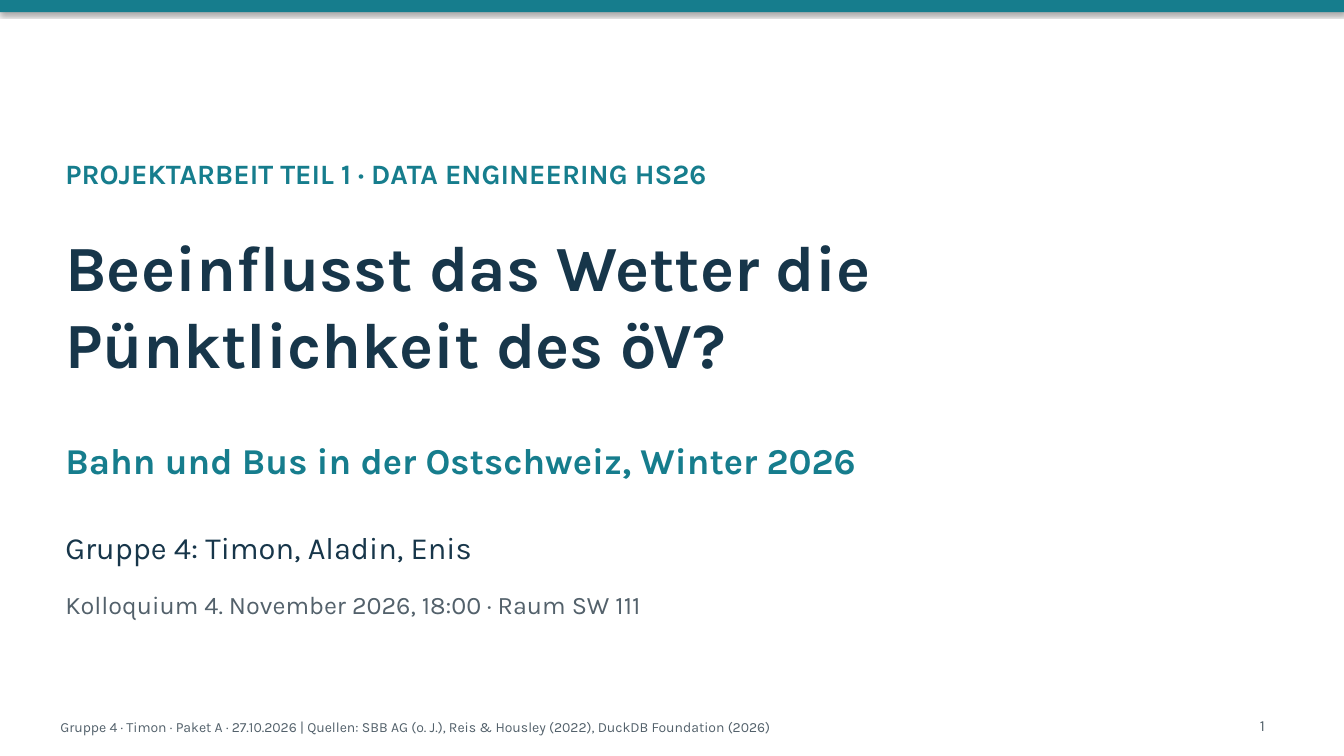
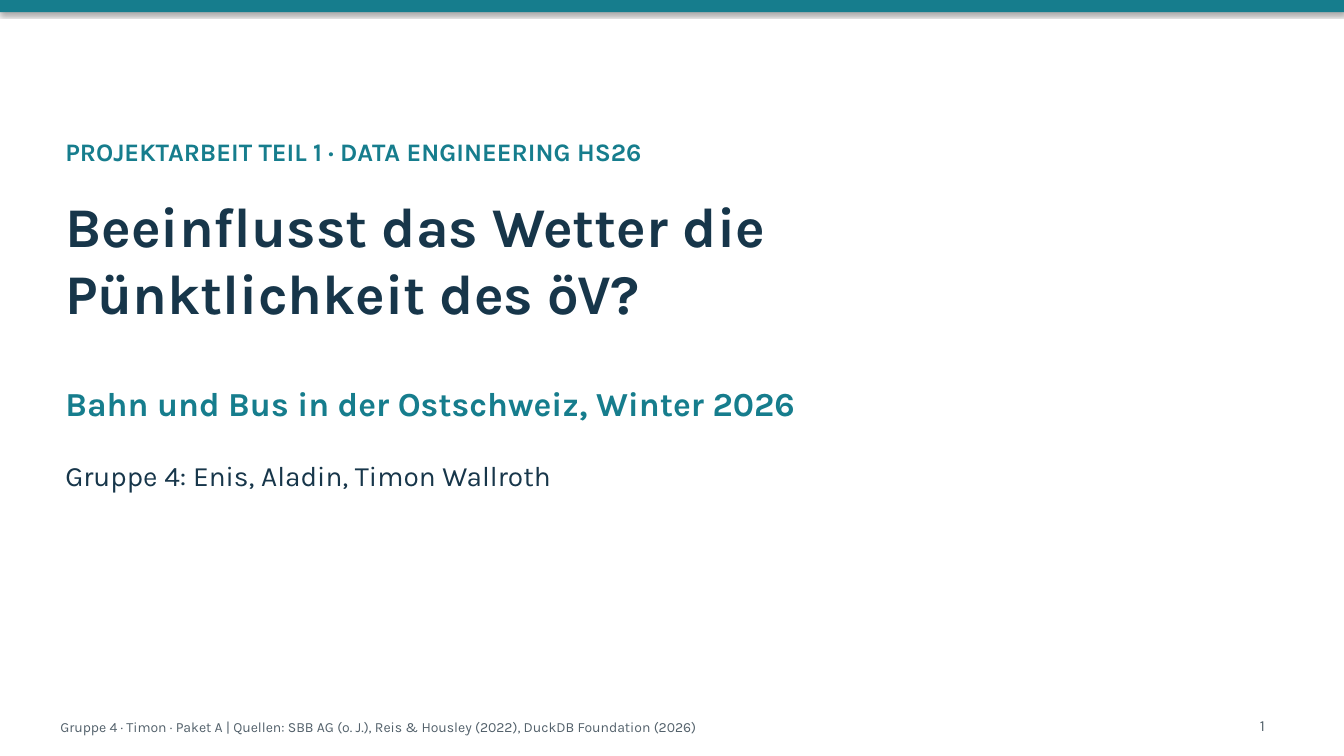
Before and after one commit to zeitmann/oev-wetter, a slide deck: slide 1 of docs/präsentation/folien_paket_a.pptx. Drawn at 1344x756 pixels with LibreOffice and Linux fonts; fonts in the diff are those of the drawing. Boxes give left, top, right and bottom in pixels: in the first picture for what was removed or moved away, otherwise in the second. Text is boxed around its words. In the diff, an @@ line names an element or a change of style, - is before the commit and + after.

```diff
--- a/docs/präsentation/folien_paket_a.pptx
+++ b/docs/präsentation/folien_paket_a.pptx
@@ text "PROJEKTARBEIT TEIL 1 · DATA ...": place and size @@
-text "PROJEKTARBEIT TEIL 1 · DATA ..." at [65,165,707,185]
+text "PROJEKTARBEIT TEIL 1 · DATA ..." at [65,144,641,162]
@@ text "PROJEKTARBEIT TEIL 1 · DATA ..." at [65,144,641,162]: size 20 to 18 pt @@
@@ text "Beeinflusst das Wetter die Pünktlichkeit ...": place and size @@
-text "Beeinflusst das Wetter die Pünktlichkeit ..." at [65,245,871,369]
+text "Beeinflusst das Wetter die Pünktlichkeit ..." at [65,207,765,315]
@@ text "Beeinflusst das Wetter die Pünktlichkeit ..." at [65,207,765,315]: size 46 to 40 pt; less space between paragraphs @@
@@ text "Bahn und Bus in der ...": place and size @@
-text "Bahn und Bus in der ..." at [65,448,856,479]
+text "Bahn und Bus in der ..." at [65,392,795,421]
@@ text "Bahn und Bus in der ..." at [65,392,795,421]: size 26 to 24 pt @@
@@ text at [65,466,550,493]: text changed; size 22 to 20 pt @@
-Gruppe 4: Timon, Aladin, Enis
+Gruppe 4: Enis, Aladin, Timon Wallroth
@@ text removed at [65,596,640,620] @@
-Kolloquium 4. November 2026, 18:00 · Raum SW 111
@@ text at [60,722,696,736]: text changed @@
-Gruppe 4 · Timon · Paket A · 27.10.2026 | Quellen: SBB AG (o. J.), Reis & Housley (2022), DuckDB Foundation (2026)
+Gruppe 4 · Timon · Paket A | Quellen: SBB AG (o. J.), Reis & Housley (2022), DuckDB Foundation (2026)
```
Also in this commit, not shown: 7 other slides changed, 15 other files.
